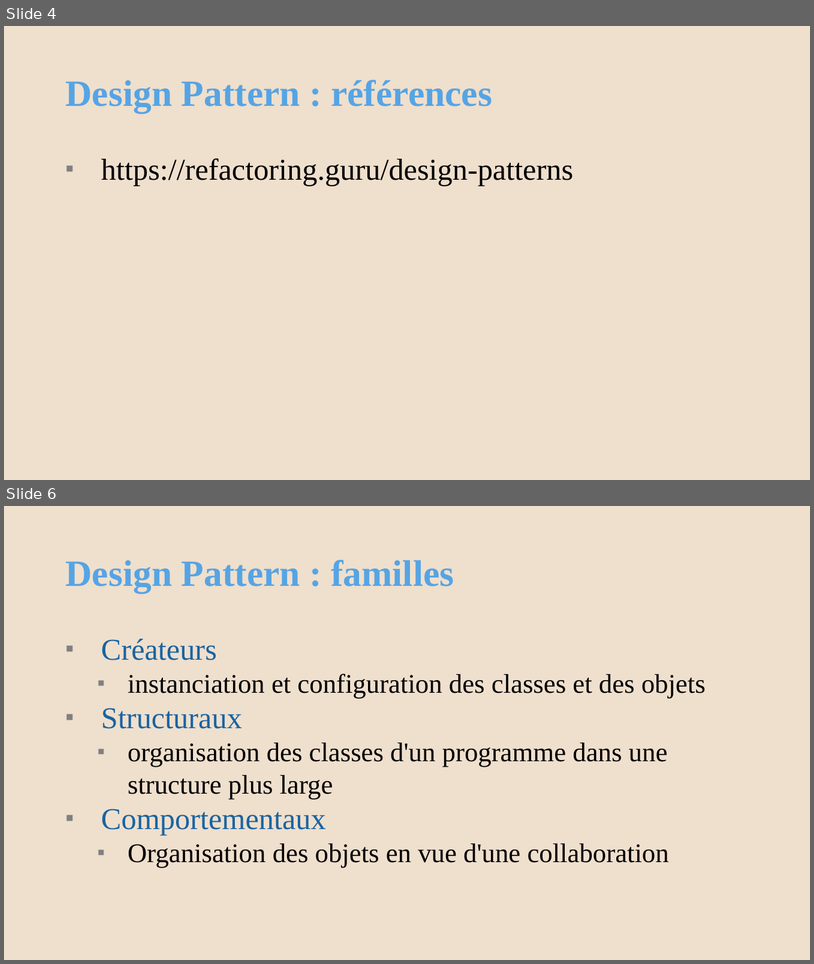
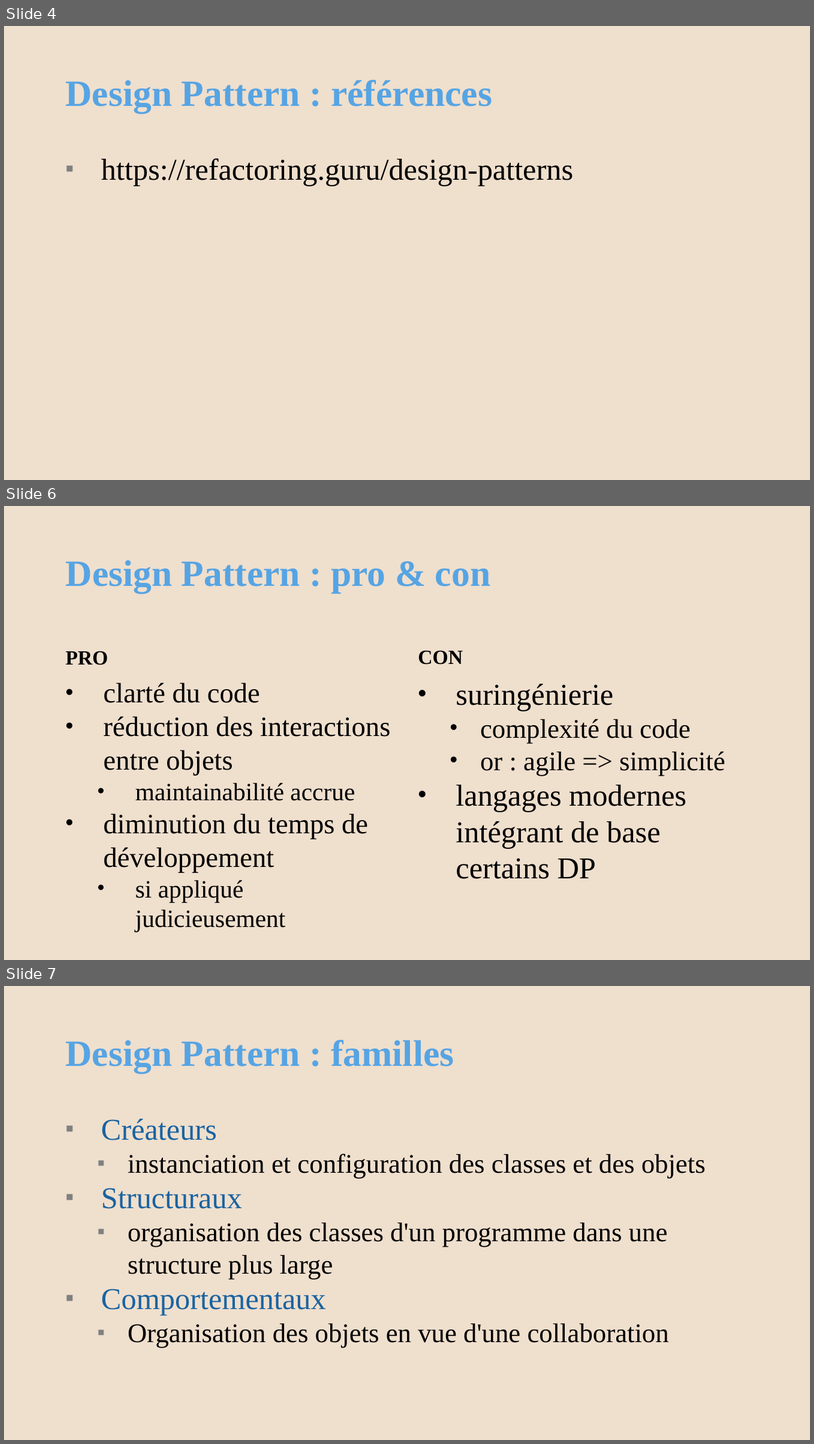
Before and after one commit to AlainWafflard/4IPO3, a slide deck: syllabus/17-POO-design-pattern/17_syllabus.pptx. Shown one above the other, each under a label of ours: slides 4 and 6 before the commit, slides 4, 6 and 7 after it; the slides between them are not shown. The pictures are 814x964 and 814x1444 pixels, drawn with LibreOffice and Linux fonts; fonts in the diff are those of the drawing; background and template pictures are left out. Boxes give left, top, right and bottom in pixels: in the first picture for what was removed or moved away, otherwise in the second. Text is boxed around its words. In the diff, an @@ line names an element or a change of style, - is before the commit and + after.

Commit message:
update syllabus design pattern

```diff
--- a/syllabus/17-POO-design-pattern/17_syllabus.pptx
+++ b/syllabus/17-POO-design-pattern/17_syllabus.pptx
@@ slide 6 added at (4, 506, 810, 960), background #EFDFCD @@
@@ title added at (66, 560, 491, 592), 44 pt, text #56A4E4, bold @@
+Design Pattern : pro & con
@@ text added at (66, 651, 108, 665), 24 pt, text #000000, bold @@
+PRO
@@ text added at (418, 650, 463, 664), 24 pt, text #000000, bold @@
+CON
@@ text added at (104, 682, 390, 902), 33.3 pt, text #000000 @@
+• clarté du code
+• réduction des interactions entre objets
+  • maintainabilité accrue
+• diminution du temps de développement
+  • si appliqué judicieusement
@@ text added at (456, 684, 725, 879), 36 pt, text #000000 @@
+• suringénierie
+  • complexité du code
+  • or : agile => simplicité
+• langages modernes intégrant de base certains DP
@@ what was slide 6 is now slide 7 @@
```
Also in this commit, not shown: 3 slides changed, 4 other files.
